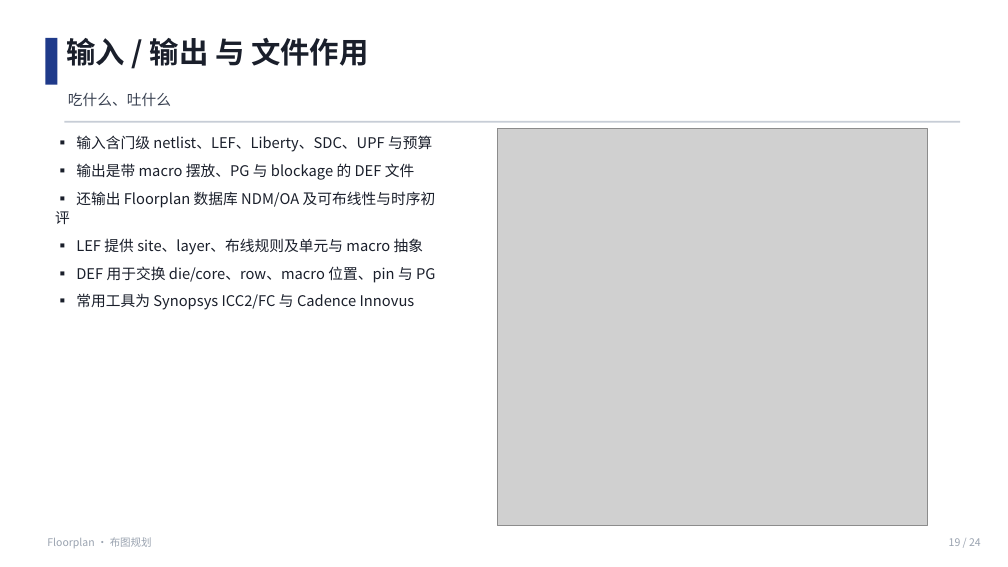
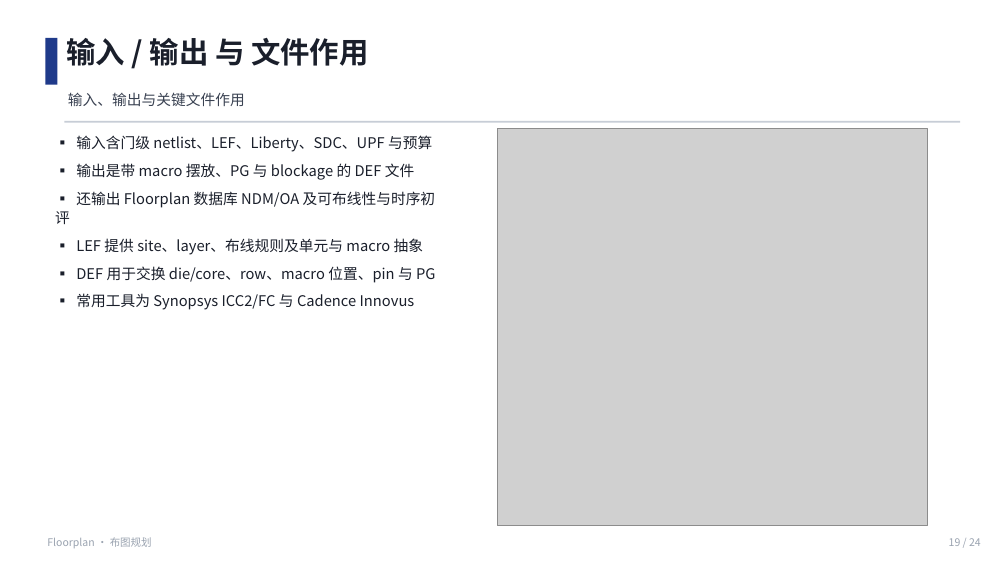
Before and after one commit to JinChengZ18/IC_Learning_Material, a slide deck: slide 19 of IC_Backend_Notes/slides/05_Floorplan.pptx. Drawn at 1008x567 pixels with LibreOffice and Linux fonts; fonts in the diff are those of the drawing; grey boxes stand for pictures. Boxes give left, top, right and bottom in pixels: in the first picture for what was removed or moved away, otherwise in the second. Text is boxed around its words. In the diff, an @@ line names an element or a change of style, - is before the commit and + after.

```diff
--- a/IC_Backend_Notes/slides/05_Floorplan.pptx
+++ b/IC_Backend_Notes/slides/05_Floorplan.pptx
@@ text at (68,92,245,106): text changed @@
-吃什么、吐什么
+输入、输出与关键文件作用
```
Also in this commit, not shown: 15 other slides changed, 54 other files.
